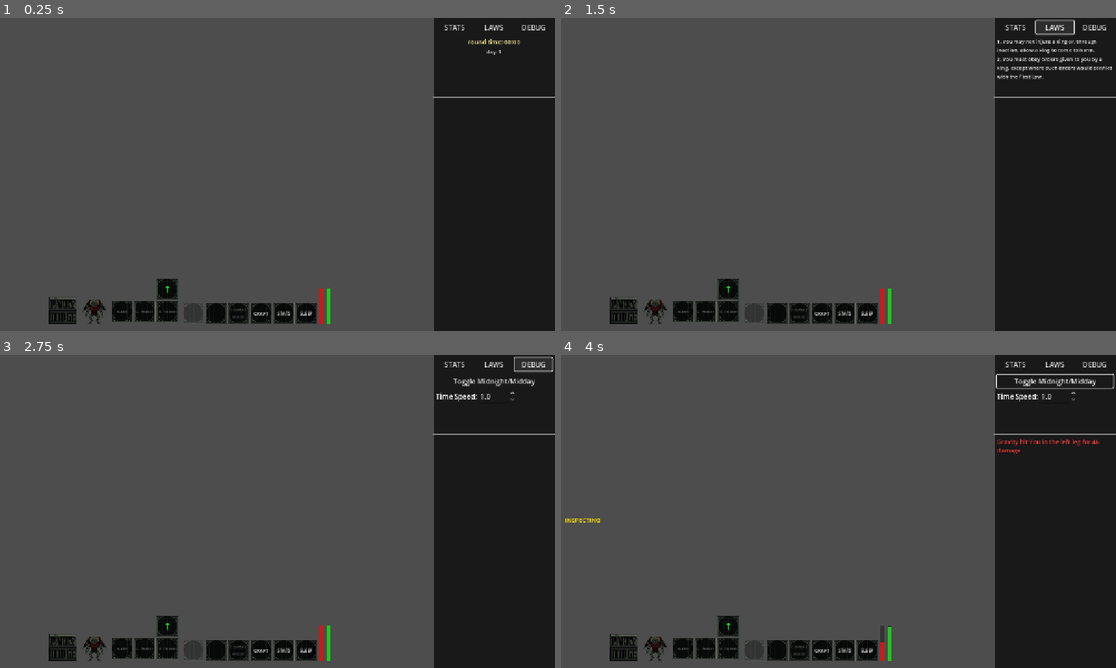
Above: before the commit, frames 1-4 (two rows, left to right).
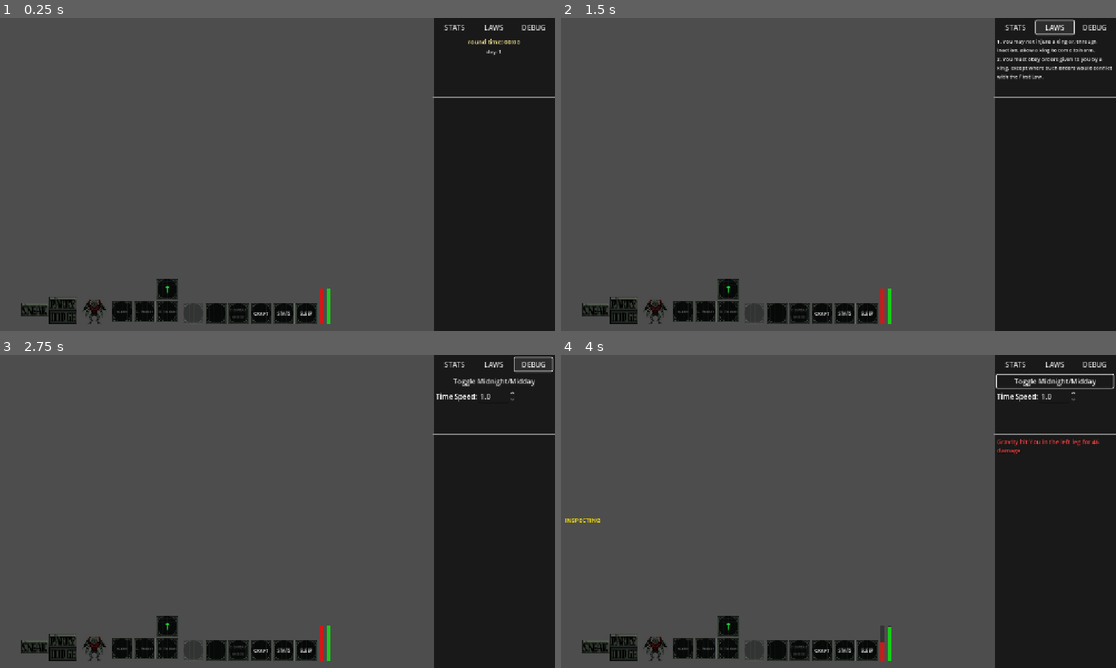
Above: after the commit, the same moments.

Repository: zakanater19/godot-roguetown
Game: Godot game, scene res://scenes/player.tscn
Two runs of this game, one before a commit and one after it. Both use one fixed random seed, a clock stepped at 60 frames per second and the inputs below. This scene is started directly instead of the project's main scene.
Inputs (mouse positions are in pixels of both pictures, inside the frame that each line leads up to):
- Up to frame 1 (0.25 s): no input
- Up to frame 2 (1.5 s): click "STATS" at 0.5 s; click "LAWS" at 1.25 s
- Up to frame 3 (2.75 s): click "DEBUG" at 2 s
- Up to frame 4 (4 s): click "Toggle Midnight/Midday" at 2.75 s; tap Enter at 3.5 s; move the mouse to (960, 495) at 3.52 s; hold D from 3.53 s (still down); hold Shift from 3.53 s (still down); click (960, 495) at 3.67 s; tap Space at 3.77 s

The runs differ from the first frame. In frame 1, 0.2% of the frame differs, in the area x 3-9%, y 91-96%; in frame 2, 0.2%; in frame 3, 0.2%; in frame 4, 0.2%.

Commit message:
sneaking

Diff:
--- a/scripts/core/player.gd
+++ b/scripts/core/player.gd
@@ -81,7 +81,11 @@
 	exhausted = val
 	_update_water_submerge()
 
-var skills: Dictionary = {"sword_fighting": 0, "blacksmithing": 0}
+var skills: Dictionary = {"sword_fighting": 0, "blacksmithing": 0, "sneaking": 0}
+
+var is_sneaking: bool = false
+var sneak_alpha: float = 1.0
+var _last_synced_sneak_alpha: float = 1.0
 var prices_shown: bool = false
 var stats: Dictionary = {"strength": 10, "agility": 10}
 var health: int = 100
@@ -194,6 +198,48 @@
 func toggle_crafting_menu() -> void: if crafting: crafting.toggle_crafting_menu()
 func toggle_combat_mode() -> void: if combat: combat.toggle_combat_mode()
 func toggle_combat_stance() -> void: if combat: combat.toggle_combat_stance()
+
+func toggle_sneak_mode() -> void:
+	if not _is_local_authority(): return
+	var new_val := not is_sneaking
+	if multiplayer.has_multiplayer_peer():
+		_rpc_sync_sneak_mode.rpc(new_val)  # call_local applies it here too
+	else:
+		_set_sneak_mode_local(new_val)
+
+func _set_sneak_mode_local(val: bool) -> void:
+	is_sneaking = val
+	if not is_sneaking:
+		sneak_alpha = 1.0
+		_apply_sneak_alpha(1.0)
+		if multiplayer.has_multiplayer_peer() and _is_local_authority():
+			_rpc_sync_sneak_alpha.rpc(1.0)
+	_update_water_submerge()
+	if _hud != null and _is_local_authority():
+		_hud.update_sneak_display(is_sneaking)
+
+# Broadcasts sneak on/off to all peers (call_local so it runs here too)
+@rpc("authority", "call_local", "reliable")
+func _rpc_sync_sneak_mode(val: bool) -> void:
+	_set_sneak_mode_local(val)
+
+# Broadcasts sneak alpha to all remote peers only (we apply locally ourselves)
+@rpc("authority", "call_remote", "reliable")
+func _rpc_sync_sneak_alpha(alpha: float) -> void:
+	sneak_alpha = alpha
+	_apply_sneak_alpha(alpha)
+
+func _apply_sneak_alpha(alpha: float) -> void:
+	var all_sprites: Array[String] = [
+		"Sprite2D", "TrousersSprite", "ClothingSprite", "ChestSprite",
+		"GlovesSprite", "BackpackSprite", "WaistSprite", "BootsSprite",
+		"HelmetSprite", "FaceSprite", "CloakSprite"
+	]
+	for sname in all_sprites:
+		var s: Node = get_node_or_null(sname)
+		if s != null:
+			s.self_modulate = Color(1.0, 1.0, 1.0, alpha)
+
 func show_loot_warning(looter_peer_id: int, item_desc: String) -> void: if misc: misc.show_loot_warning(looter_peer_id, item_desc)
 func get_strength_damage_modifier() -> float: return combat.get_strength_damage_modifier() if combat else 0.0
 func _get_weapon_damage(item: Node) -> int: return combat.get_weapon_damage(item) if combat else 5
@@ -615,6 +661,10 @@
 			get_parent().add_child(drip)
 
 	if is_local and _hud: _hud.update_stats(health, stamina)
+
+	# Sneak invisibility processing (local authority only)
+	if is_local and is_sneaking and not dead:
+		_process_sneak_alpha(delta)
 
 	if is_possessed:
 		if misc: misc.update(delta)
@@ -868,6 +918,39 @@
 		hands[from_idx] = null
 		if _is_local_authority(): _update_hands_ui()
 
+func _process_sneak_alpha(delta: float) -> void:
+	# Use world light (excludes our own personal vision radius) so the player's
+	# ambient sight glow doesn't prevent them from going invisible in the dark.
+	var tile_light: float = Lighting.get_tile_world_light(tile_pos)
+
+	# Threshold: at full day need to be in genuine shadow (<0.5 light);
+	# at night the sun contributes nothing so use a fixed floor so any
+	# unlit area (ambient-only ≈ 0.04) still qualifies.
+	var dark_threshold: float = max(0.15, Lighting.sun_weight * 0.5)
+
+	var sneak_level: int = skills.get("sneaking", 0)
+	# Slow fade OUT into darkness; snap instantly back to visible when exposed.
+	var fade_speed: float = 0.05 + sneak_level * 0.09
+
+	if tile_light >= dark_threshold:
+		# Exposed to light — snap visible immediately
+		if sneak_alpha < 1.0:
+			sneak_alpha = 1.0
+			_apply_sneak_alpha(1.0)
+			_last_synced_sneak_alpha = 1.0
+			if multiplayer.has_multiplayer_peer():
+				_rpc_sync_sneak_alpha.rpc(1.0)
+	else:
+		# Dark enough — fade slowly toward invisible
+		var new_alpha := move_toward(sneak_alpha, 0.0, fade_speed * delta)
+		if abs(new_alpha - sneak_alpha) > 0.001:
+			sneak_alpha = new_alpha
+			_apply_sneak_alpha(sneak_alpha)
+			if abs(sneak_alpha - _last_synced_sneak_alpha) >= 0.04:
+				_last_synced_sneak_alpha = sneak_alpha
+				if multiplayer.has_multiplayer_peer():
+					_rpc_sync_sneak_alpha.rpc(sneak_alpha)
+
 func _on_chat_submitted(text: String) -> void:
 	_chat_input.visible = false; _chat_input.clear(); _chat_input.release_focus()
 	if text.strip_edges() == "": return
--- a/scripts/defines/classes.gd
+++ b/scripts/defines/classes.gd
@@ -9,7 +9,8 @@
 		},
 		"skills": {
 			"sword_fighting": 0,
-			"blacksmithing": 0
+			"blacksmithing": 0,
+			"sneaking": 0
 		},
 		"equipment": {
 			"clothing": "Undershirt",
@@ -24,7 +25,8 @@
 		},
 		"skills": {
 			"sword_fighting": 1,
-			"blacksmithing": 0
+			"blacksmithing": 0,
+			"sneaking": 0
 		},
 		"prices_shown": true,
 		"equipment": {
@@ -41,7 +43,8 @@
 		},
 		"skills": {
 			"sword_fighting": 2,
-			"blacksmithing": 0
+			"blacksmithing": 0,
+			"sneaking": 2
 		},
 		"equipment": {
 			"clothing": "Blackshirt",
@@ -58,7 +61,8 @@
 		},
 		"skills": {
 			"sword_fighting": 0,
-			"blacksmithing": 0
+			"blacksmithing": 0,
+			"sneaking": 0
 		},
 		"equipment": {
 			"clothing": "Undershirt",
@@ -73,7 +77,8 @@
 		},
 		"skills": {
 			"sword_fighting": 3,
-			"blacksmithing": 0
+			"blacksmithing": 0,
+			"sneaking": 0
 		},
 		"equipment": {
 			"clothing": "Undershirt",
@@ -89,7 +94,8 @@
 		},
 		"skills": {
 			"sword_fighting": 1,
-			"blacksmithing": 2
+			"blacksmithing": 2,
+			"sneaking": 0
 		},
 		"equipment": {
 			"clothing": "Undershirt",
@@ -105,7 +111,8 @@
 		},
 		"skills": {
 			"sword_fighting": 2,
-			"blacksmithing": 0
+			"blacksmithing": 0,
+			"sneaking": 0
 		},
 		"equipment": {
 			"clothing": "Apothshirt",
--- a/scripts/net/latejoin_sync.gd
+++ b/scripts/net/latejoin_sync.gd
@@ -43,7 +43,9 @@
 			"hands":        hand_names,
 			"equipped":     equipped_data,
 			"equipped_data": eq_data_state,
-			"is_lying_down": node.get("is_lying_down") == true
+			"is_lying_down": node.get("is_lying_down") == true,
+			"is_sneaking":  node.get("is_sneaking") == true,
+			"sneak_alpha":  node.get("sneak_alpha") if "sneak_alpha" in node else 1.0
 		}
 
 	if not player_states.is_empty():
@@ -170,6 +172,12 @@
 				node.set("is_lying_down", p_data["is_lying_down"])
 				if node.has_method("_update_sprite"):          node.call("_update_sprite")
 				if node.has_method("_update_water_submerge"):  node.call("_update_water_submerge")
+			if p_data.has("is_sneaking"):
+				node.set("is_sneaking", p_data["is_sneaking"])
+				var alpha: float = p_data.get("sneak_alpha", 1.0)
+				node.set("sneak_alpha", alpha)
+				if node.has_method("_apply_sneak_alpha"):      node.call("_apply_sneak_alpha", alpha)
+				if node.has_method("_update_water_submerge"):  node.call("_update_water_submerge")
 			if node.has_method("_update_hands_ui"): node.call("_update_hands_ui")
 			if node.get("_hud") != null: node.get("_hud").update_stats(node.get("health"), node.get("stamina"))
 		else:
--- a/scripts/player/playervisuals.gd
+++ b/scripts/player/playervisuals.gd
@@ -133,11 +133,12 @@
 	var stamina_penalty = 2.0 if player.exhausted else 1.0
 	var sprint_mult = (1.0 / 1.5) if player.is_sprinting else 1.0
 	var lying_mult = 3.0 if player.is_lying_down else 1.0
+	var sneak_mult = 2.0 if player.is_sneaking else 1.0
 	if player.grabbed_by != null and is_instance_valid(player.grabbed_by):
 		stamina_penalty = 1.0
 		lying_mult = 1.0
-	if on_water: player.current_move_duration = (player.MOVE_TIME * 2.0 * stamina_penalty) * sprint_mult * lying_mult
-	else: player.current_move_duration = (player.MOVE_TIME * stamina_penalty) * sprint_mult * lying_mult
+	if on_water: player.current_move_duration = (player.MOVE_TIME * 2.0 * stamina_penalty) * sprint_mult * lying_mult * sneak_mult
+	else: player.current_move_duration = (player.MOVE_TIME * stamina_penalty) * sprint_mult * lying_mult * sneak_mult
 	var h            := CLIP_H if on_water else FULL_H
 	var compensate_y := (FULL_H - h) / 2.0
 	var sprite: Sprite2D = player.get_node_or_null("Sprite2D")
--- a/scripts/systems/lighting.gd
+++ b/scripts/systems/lighting.gd
@@ -42,6 +42,8 @@
 				draw_rect(Rect2(tile.x * 64, tile.y * 64, 64, 64), Color(0, 0, 0, alpha))
 
 var _draw_node: LightDrawNode = null
+# Light cache excluding the local player's personal vision radius (used for sneak checks)
+var world_light_cache: Dictionary = {}
 
 func _ready() -> void:
 	# 1. Setup the heightmap image tracking opaque blocks on the CPU
@@ -63,6 +65,13 @@
 	_draw_node.position = Vector2.ZERO
 	_draw_node.z_index = 3998
 	add_child(_draw_node)
+
+func get_tile_light(tile: Vector2i) -> float:
+	if _draw_node == null: return 1.0
+	return _draw_node.light_cache.get(tile, 1.0)
+
+func get_tile_world_light(tile: Vector2i) -> float:
+	return world_light_cache.get(tile, 1.0)
 
 func register_lamp(lamp: Node) -> void:
 	if not active_lamps.has(lamp): active_lamps.append(lamp)
@@ -413,6 +422,11 @@
 
 				new_cache[tile] = final_light
 
+				# World light: same but without personal player vision light
+				var world_combined = max(sunlight, lamplight)
+				new_cache[tile] = final_light
+				world_light_cache[tile] = clamp(ambient + world_combined, 0.0, 1.0)
+
 	# Submit to draw node
 	_draw_node.light_cache = new_cache
 	_draw_node.queue_redraw()
--- a/scripts/ui/HUD.gd
+++ b/scripts/ui/HUD.gd
@@ -38,6 +38,7 @@
 var _limb_broken_overlays:  Dictionary = {}
 
 var _stance_icon: TextureRect = null
+var _sneak_icon:  TextureRect = null
 
 # ── Setup ─────────────────────────────────────────────────────────────────────
 
@@ -97,6 +98,13 @@
 	var tex := load(tex_path) as Texture2D
 	if tex != null:
 		_stance_icon.texture = tex
+
+func update_sneak_display(sneaking: bool) -> void:
+	if _sneak_icon == null: return
+	var tex_path: String = "res://ui/sneakon.png" if sneaking else "res://ui/sneakoff.png"
+	var tex := load(tex_path) as Texture2D
+	if tex != null:
+		_sneak_icon.texture = tex
 
 func update_grab_display(is_grabbing: bool, is_grabbed: bool) -> void:
 	if _release_ctrl != null: _release_ctrl.visible = is_grabbing
@@ -331,6 +339,11 @@
 		if player != null and player.has_method("toggle_combat_stance"):
 			player.toggle_combat_stance()
 
+func _on_sneak_gui_input(event: InputEvent) -> void:
+	if event is InputEventMouseButton and event.button_index == MOUSE_BUTTON_LEFT and event.pressed:
+		if player != null and player.has_method("toggle_sneak_mode"):
+			player.toggle_sneak_mode()
+
 func _on_slot_gui_input(event: InputEvent, slot_name: String) -> void:
 	if event is InputEventMouseButton and event.button_index == MOUSE_BUTTON_RIGHT and event.pressed:
 		if slot_name == "face" and player != null:
--- a/scripts/ui/hud_build.gd
+++ b/scripts/ui/hud_build.gd
@@ -34,6 +34,7 @@
 	build_hand_boxes(root)
 	build_limb_panel(root)
 	build_stance_icon(root)
+	build_sneak_button(root)
 
 # ── Clothing panel ────────────────────────────────────────────────────────────
 
@@ -490,6 +491,36 @@
 
 	panel.gui_input.connect(hud._on_stance_gui_input)
 
+# ── Sneak button (bottom-left of stance panel) ───────────────────────────────
+
+func build_sneak_button(parent: Control) -> void:
+	# Same size and style as the stance icon (64x64 with dark background),
+	# placed directly to the left of it, touching, no gap.
+	# Stance icon: offset_left=-524, offset_right=-460, offset_top=-80, offset_bottom=-16
+	const SNEAK_SIZE: int = 64
+	var panel := Control.new()
+	panel.anchor_left   = 0.5
+	panel.anchor_right  = 0.5
+	panel.anchor_top    = 1.0
+	panel.anchor_bottom = 1.0
+	panel.offset_right  = -524
+	panel.offset_left   = -524 - SNEAK_SIZE
+	panel.offset_bottom = -16
+	panel.offset_top    = -16 - SNEAK_SIZE
+	panel.mouse_filter  = Control.MOUSE_FILTER_STOP
+	parent.add_child(panel)
+
+	var sneak_off_tex := load("res://ui/sneakoff.png") as Texture2D
+	hud._sneak_icon = TextureRect.new()
+	hud._sneak_icon.texture      = sneak_off_tex
+	hud._sneak_icon.stretch_mode = TextureRect.STRETCH_KEEP_ASPECT_CENTERED
+	hud._sneak_icon.expand_mode  = TextureRect.EXPAND_IGNORE_SIZE
+	hud._sneak_icon.size         = Vector2(SNEAK_SIZE, SNEAK_SIZE)
+	hud._sneak_icon.mouse_filter = Control.MOUSE_FILTER_IGNORE
+	panel.add_child(hud._sneak_icon)
+
+	panel.gui_input.connect(hud._on_sneak_gui_input)
+
 # ── Shared helper ─────────────────────────────────────────────────────────────
 
 func _add_bg(ctrl: Control) -> void:
Not shown: 4 places in assets/tileset.tres that only renumber resources
Not shown: 8 places in scenes/main.tscn that only renumber resources
Binary file added: ui/sneakoff.png
Not shown, added: ui/sneakoff.png.import
Binary file added: ui/sneakon.png
Not shown, added: ui/sneakon.png.import
Not shown, changed: README.md
